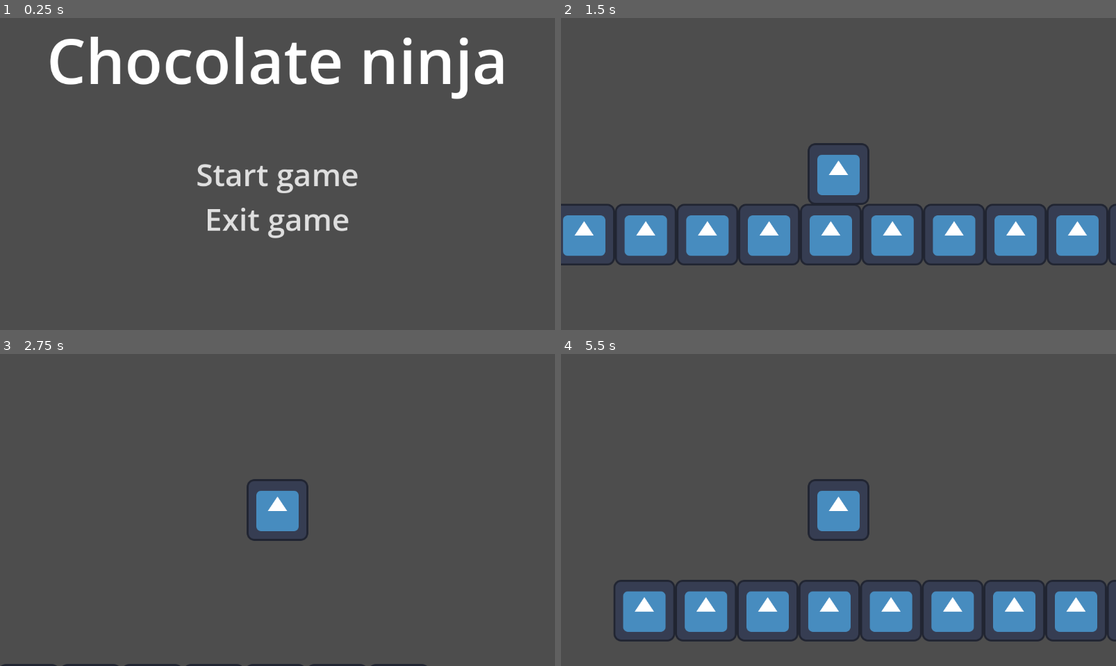
Above: before the commit, frames 1-4 (two rows, left to right).
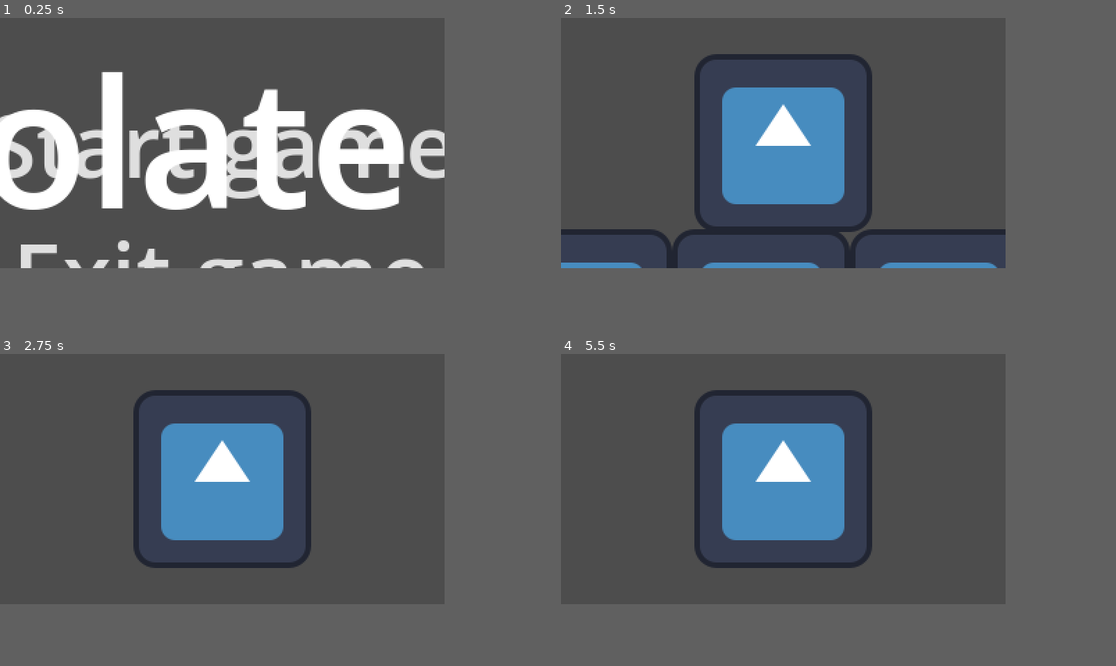
Above: after the commit, the same moments.

Repository: kmazurek/chocolate-ninja
Game: Godot game, scene res://scenes/main_menu.tscn
Two runs of this game, one before a commit and one after it. Both use one fixed random seed, a clock stepped at 60 frames per second and the inputs below. The engine's default icon, where the game draws it, is replaced by a stand-in: a white triangle on a blue panel in a dark square.
Inputs:
- Up to frame 1 (0.25 s): no input
- Up to frame 2 (1.5 s): click "Start game" at 0.5 s; hold D (move_right) from 1.28 s (still down)
- Up to frame 3 (2.75 s): keep holding D (move_right); tap W (jump) at 1.52, 2.27 s
- Up to frame 4 (5.5 s): tap Enter at 2.75 s; release D (move_right) at 2.78 s; hold A (move_left) 2.78-3.53 s; hold D (move_right) 3.53-5.03 s; tap W (jump) at 3.77, 4.52, 5.27 s; tap R (restart_level) at 5 s; hold A (move_left) from 5.03 s (still down)
In our replay, the window is 799x449 before the commit and 640x360 after it. These sizes can differ from the game's own. Grey fills any space a smaller window leaves; there, only what the larger window draws over its background counts as a difference.

The runs differ from the first frame. In frame 1, 23% of the frame differs, in the area x 0-91%, y 6-81%; in frame 2, 22%; in frame 3, 11%; in frame 4, 20%.

Commit message:
Platform tile editor PoC

Diff:
--- a/project.godot
+++ b/project.godot
@@ -15,9 +15,22 @@
 config/features=PackedStringArray("4.1", "GL Compatibility")
 config/icon="res://icon.svg"
 
+[display]
+
+window/size/viewport_width=320
+window/size/viewport_height=180
+window/size/resizable=false
+window/size/window_width_override=1280
+window/size/window_height_override=720
+window/stretch/mode="viewport"
+
 [editor_plugins]
 
 enabled=PackedStringArray("res://addons/AsepriteWizard/plugin.cfg")
+
+[gui]
+
+theme/default_font_subpixel_positioning=0
 
 [input]
 
@@ -52,3 +65,5 @@
 textures/canvas_textures/default_texture_filter=0
 renderer/rendering_method="gl_compatibility"
 renderer/rendering_method.mobile="gl_compatibility"
+2d/snap/snap_2d_transforms_to_pixel=true
+2d/snap/snap_2d_vertices_to_pixel=true
--- /dev/null
+++ b/scenes/tile_editor.tscn
@@ -0,0 +1,250 @@
+[gd_scene load_steps=6 format=3 uid="uid://dgxkg218baaw"]
+
+[ext_resource type="Texture2D" uid="uid://dwejeuo4mdnt8" path="res://tiles/ground_tiles.png" id="1_p6y7x"]
+
+[sub_resource type="TileSetAtlasSource" id="TileSetAtlasSource_u30b3"]
+texture = ExtResource("1_p6y7x")
+1:0/0 = 0
+1:0/0/terrain_set = 0
+1:0/0/terrain = 0
+1:0/0/terrains_peering_bit/bottom_side = 0
+2:0/0 = 0
+2:0/0/terrain_set = 0
+2:0/0/terrain = 0
+2:0/0/terrains_peering_bit/right_side = 0
+2:0/0/terrains_peering_bit/bottom_right_corner = 0
+2:0/0/terrains_peering_bit/bottom_side = 0
+3:0/0 = 0
+3:0/0/terrain_set = 0
+3:0/0/terrain = 0
+3:0/0/terrains_peering_bit/right_side = 0
+3:0/0/terrains_peering_bit/bottom_right_corner = 0
+3:0/0/terrains_peering_bit/bottom_side = 0
+3:0/0/terrains_peering_bit/bottom_left_corner = 0
+3:0/0/terrains_peering_bit/left_side = 0
+4:0/0 = 0
+4:0/0/terrain_set = 0
+4:0/0/terrain = 0
+4:0/0/terrains_peering_bit/bottom_side = 0
+4:0/0/terrains_peering_bit/bottom_left_corner = 0
+4:0/0/terrains_peering_bit/left_side = 0
+5:0/0 = 0
+5:0/0/terrain_set = 0
+5:0/0/terrain = 0
+5:0/0/terrains_peering_bit/bottom_side = 0
+5:0/0/terrains_peering_bit/top_side = 0
+6:0/0 = 0
+6:0/0/terrain_set = 0
+6:0/0/terrain = 0
+6:0/0/terrains_peering_bit/right_side = 0
+6:0/0/terrains_peering_bit/bottom_right_corner = 0
+6:0/0/terrains_peering_bit/bottom_side = 0
+6:0/0/terrains_peering_bit/top_side = 0
+6:0/0/terrains_peering_bit/top_right_corner = 0
+0:1/0 = 0
+0:1/0/terrain_set = 0
+0:1/0/terrain = 0
+0:1/0/terrains_peering_bit/right_side = 0
+0:1/0/terrains_peering_bit/bottom_right_corner = 0
+0:1/0/terrains_peering_bit/bottom_side = 0
+0:1/0/terrains_peering_bit/bottom_left_corner = 0
+0:1/0/terrains_peering_bit/left_side = 0
+0:1/0/terrains_peering_bit/top_left_corner = 0
+0:1/0/terrains_peering_bit/top_side = 0
+0:1/0/terrains_peering_bit/top_right_corner = 0
+1:1/0 = 0
+1:1/0/terrain_set = 0
+1:1/0/terrain = 0
+1:1/0/terrains_peering_bit/bottom_side = 0
+1:1/0/terrains_peering_bit/bottom_left_corner = 0
+1:1/0/terrains_peering_bit/left_side = 0
+1:1/0/terrains_peering_bit/top_left_corner = 0
+1:1/0/terrains_peering_bit/top_side = 0
+2:1/0 = 0
+2:1/0/terrain_set = 0
+2:1/0/terrain = 0
+2:1/0/terrains_peering_bit/right_side = 0
+3:1/0 = 0
+3:1/0/terrain_set = 0
+3:1/0/terrain = 0
+3:1/0/terrains_peering_bit/right_side = 0
+3:1/0/terrains_peering_bit/bottom_side = 0
+3:1/0/terrains_peering_bit/left_side = 0
+3:1/0/terrains_peering_bit/top_side = 0
+4:1/0 = 0
+4:1/0/terrain_set = 0
+4:1/0/terrain = 0
+4:1/0/terrains_peering_bit/left_side = 0
+5:1/0 = 0
+5:1/0/terrain_set = 0
+5:1/0/terrain = 0
+5:1/0/terrains_peering_bit/right_side = 0
+5:1/0/terrains_peering_bit/bottom_side = 0
+5:1/0/terrains_peering_bit/left_side = 0
+5:1/0/terrains_peering_bit/top_left_corner = 0
+5:1/0/terrains_peering_bit/top_side = 0
+5:1/0/terrains_peering_bit/top_right_corner = 0
+6:1/0 = 0
+6:1/0/terrain_set = 0
+6:1/0/terrain = 0
+6:1/0/terrains_peering_bit/right_side = 0
+6:1/0/terrains_peering_bit/bottom_side = 0
+6:1/0/terrains_peering_bit/left_side = 0
+0:2/0 = 0
+0:2/0/terrain_set = 0
+0:2/0/terrain = 0
+0:2/0/terrains_peering_bit/right_side = 0
+0:2/0/terrains_peering_bit/top_side = 0
+0:2/0/terrains_peering_bit/top_right_corner = 0
+1:2/0 = 0
+1:2/0/terrain_set = 0
+1:2/0/terrain = 0
+1:2/0/terrains_peering_bit/right_side = 0
+1:2/0/terrains_peering_bit/left_side = 0
+1:2/0/terrains_peering_bit/top_left_corner = 0
+1:2/0/terrains_peering_bit/top_side = 0
+1:2/0/terrains_peering_bit/top_right_corner = 0
+2:2/0 = 0
+2:2/0/terrain_set = 0
+2:2/0/terrain = 0
+2:2/0/terrains_peering_bit/right_side = 0
+2:2/0/terrains_peering_bit/bottom_right_corner = 0
+2:2/0/terrains_peering_bit/bottom_side = 0
+2:2/0/terrains_peering_bit/left_side = 0
+2:2/0/terrains_peering_bit/top_left_corner = 0
+2:2/0/terrains_peering_bit/top_side = 0
+2:2/0/terrains_peering_bit/top_right_corner = 0
+3:2/0 = 0
+3:2/0/terrain_set = 0
+3:2/0/terrain = 0
+3:2/0/terrains_peering_bit/right_side = 0
+3:2/0/terrains_peering_bit/bottom_side = 0
+3:2/0/terrains_peering_bit/bottom_left_corner = 0
+3:2/0/terrains_peering_bit/left_side = 0
+3:2/0/terrains_peering_bit/top_left_corner = 0
+3:2/0/terrains_peering_bit/top_side = 0
+3:2/0/terrains_peering_bit/top_right_corner = 0
+4:2/0 = 0
+4:2/0/terrain_set = 0
+4:2/0/terrain = 0
+4:2/0/terrains_peering_bit/left_side = 0
+4:2/0/terrains_peering_bit/top_left_corner = 0
+4:2/0/terrains_peering_bit/top_side = 0
+5:2/0 = 0
+5:2/0/terrain_set = 0
+5:2/0/terrain = 0
+5:2/0/terrains_peering_bit/top_side = 0
+6:2/0 = 0
+6:2/0/terrain_set = 0
+6:2/0/terrain = 0
+6:2/0/terrains_peering_bit/right_side = 0
+6:2/0/terrains_peering_bit/bottom_side = 0
+0:3/0 = 0
+0:3/0/terrain_set = 0
+0:3/0/terrain = 0
+0:3/0/terrains_peering_bit/right_side = 0
+0:3/0/terrains_peering_bit/left_side = 0
+1:3/0 = 0
+1:3/0/terrain_set = 0
+1:3/0/terrain = 0
+1:3/0/terrains_peering_bit/bottom_side = 0
+1:3/0/terrains_peering_bit/left_side = 0
+2:3/0 = 0
+2:3/0/terrain_set = 0
+2:3/0/terrain = 0
+2:3/0/terrains_peering_bit/right_side = 0
+2:3/0/terrains_peering_bit/bottom_right_corner = 0
+2:3/0/terrains_peering_bit/bottom_side = 0
+2:3/0/terrains_peering_bit/bottom_left_corner = 0
+2:3/0/terrains_peering_bit/left_side = 0
+2:3/0/terrains_peering_bit/top_side = 0
+3:3/0 = 0
+3:3/0/terrain_set = 0
+3:3/0/terrain = 0
+3:3/0/terrains_peering_bit/right_side = 0
+3:3/0/terrains_peering_bit/left_side = 0
+3:3/0/terrains_peering_bit/top_side = 0
+4:3/0 = 0
+4:3/0/terrain_set = 0
+4:3/0/terrain = 0
+4:3/0/terrains_peering_bit/right_side = 0
+4:3/0/terrains_peering_bit/bottom_right_corner = 0
+4:3/0/terrains_peering_bit/bottom_side = 0
+4:3/0/terrains_peering_bit/left_side = 0
+4:3/0/terrains_peering_bit/top_side = 0
+4:3/0/terrains_peering_bit/top_right_corner = 0
+5:3/0 = 0
+5:3/0/terrain_set = 0
+5:3/0/terrain = 0
+5:3/0/terrains_peering_bit/right_side = 0
+5:3/0/terrains_peering_bit/bottom_right_corner = 0
+5:3/0/terrains_peering_bit/bottom_side = 0
+5:3/0/terrains_peering_bit/bottom_left_corner = 0
+5:3/0/terrains_peering_bit/left_side = 0
+5:3/0/terrains_peering_bit/top_left_corner = 0
+5:3/0/terrains_peering_bit/top_side = 0
+6:3/0 = 0
+6:3/0/terrain_set = 0
+6:3/0/terrain = 0
+6:3/0/terrains_peering_bit/right_side = 0
+6:3/0/terrains_peering_bit/top_side = 0
+0:4/0 = 0
+0:4/0/terrain_set = 0
+0:4/0/terrain = 0
+0:4/0/terrains_peering_bit/left_side = 0
+0:4/0/terrains_peering_bit/top_side = 0
+1:4/0 = 0
+1:4/0/terrain_set = 0
+1:4/0/terrain = 0
+1:4/0/terrains_peering_bit/right_side = 0
+1:4/0/terrains_peering_bit/bottom_right_corner = 0
+1:4/0/terrains_peering_bit/bottom_side = 0
+1:4/0/terrains_peering_bit/left_side = 0
+2:4/0 = 0
+2:4/0/terrain_set = 0
+2:4/0/terrain = 0
+2:4/0/terrains_peering_bit/right_side = 0
+2:4/0/terrains_peering_bit/bottom_side = 0
+2:4/0/terrains_peering_bit/bottom_left_corner = 0
+2:4/0/terrains_peering_bit/left_side = 0
+6:4/0 = 0
+6:4/0/terrain_set = 0
+6:4/0/terrain = 0
+6:4/0/terrains_peering_bit/right_side = 0
+6:4/0/terrains_peering_bit/left_side = 0
+6:4/0/terrains_peering_bit/top_side = 0
+6:4/0/terrains_peering_bit/top_right_corner = 0
+0:5/0 = 0
+0:5/0/terrain_set = 0
+0:5/0/terrain = 0
+0:5/0/terrains_peering_bit/right_side = 0
+0:5/0/terrains_peering_bit/left_side = 0
+0:5/0/terrains_peering_bit/top_left_corner = 0
+0:5/0/terrains_peering_bit/top_side = 0
+1:5/0 = 0
+1:5/0/terrain_set = 0
+1:5/0/terrain = 0
+
+[sub_resource type="CompressedTexture2D" id="CompressedTexture2D_gj3o6"]
+load_path = "res://.godot/imported/light_tiles.png-868b9285bd6128d3b1666b8cedd0b26b.ctex"
+
+[sub_resource type="TileSetAtlasSource" id="TileSetAtlasSource_r2eju"]
+texture = SubResource("CompressedTexture2D_gj3o6")
+1:0/0 = 0
+2:0/0 = 0
+0:1/0 = 0
+1:1/0 = 0
+2:1/0 = 0
+
+[sub_resource type="TileSet" id="TileSet_dkjcm"]
+terrain_set_0/mode = 0
+terrain_set_0/terrain_0/name = "platforms"
+terrain_set_0/terrain_0/color = Color(0.223529, 0.415686, 0.462745, 1)
+sources/0 = SubResource("TileSetAtlasSource_u30b3")
+sources/2 = SubResource("TileSetAtlasSource_r2eju")
+
+[node name="tile_editor" type="Node2D"]
+
+[node name="TileMap" type="TileMap" parent="."]
+tile_set = SubResource("TileSet_dkjcm")
+format = 2
Binary file added: tiles/ground_tiles.png
Not shown, added: tiles/ground_tiles.png.import
